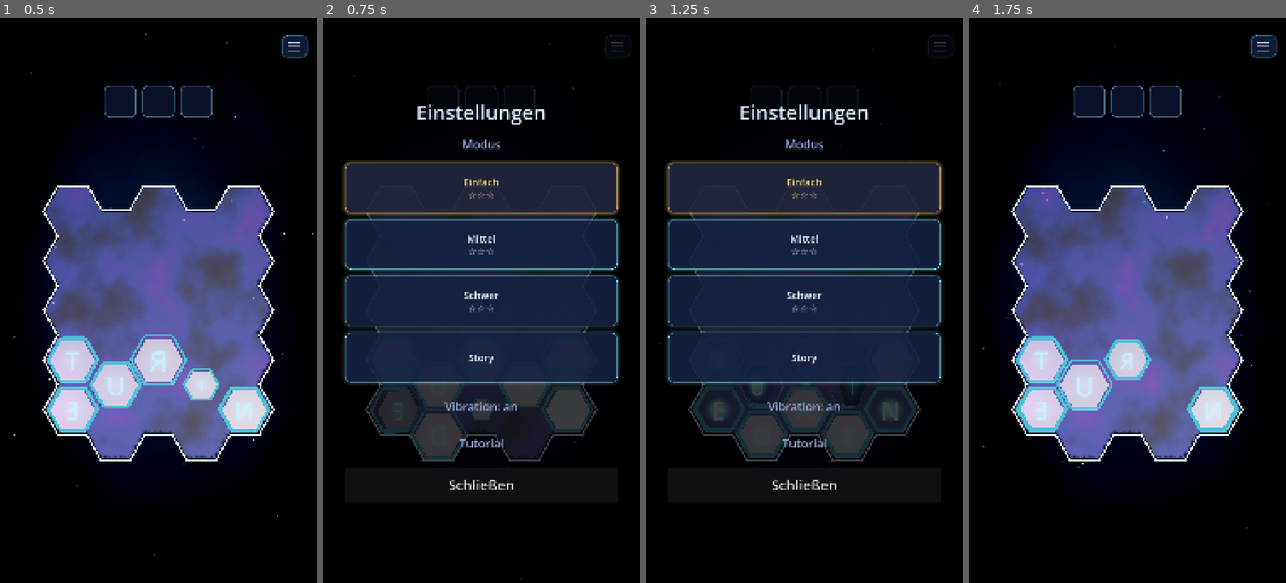
Above: before the commit, frames 1-4 (left to right).
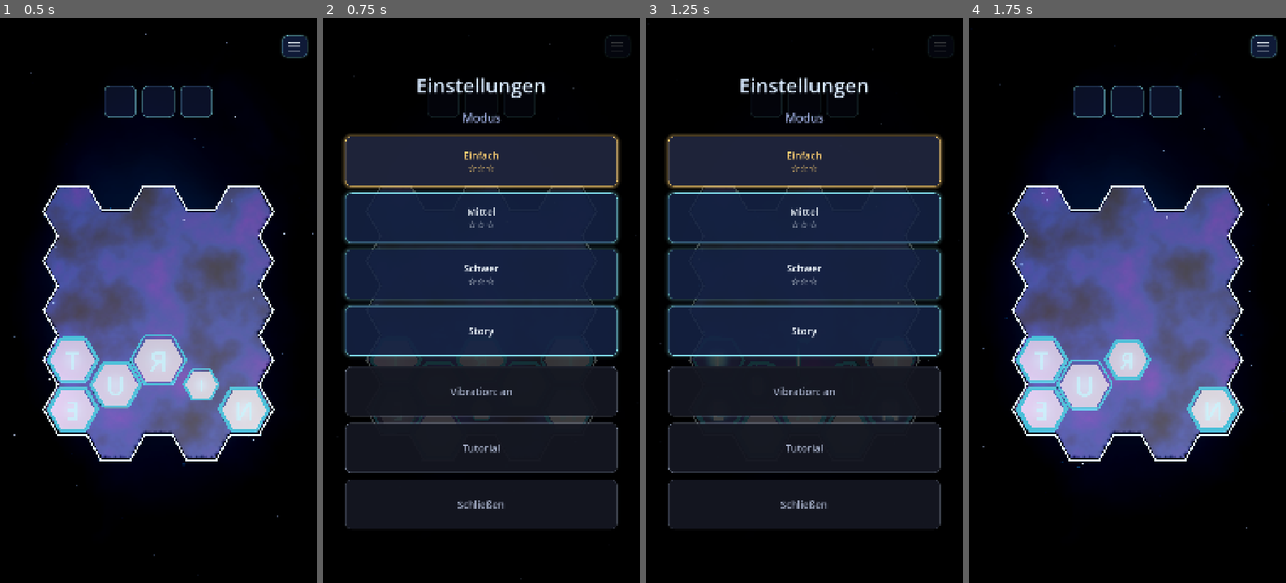
Above: after the commit, the same moments.

Repository: AdrianJetzer/hexi-bexi
Game: Godot game, scene res://scenes/screens/game_screen.tscn
The game is run twice, just before and just after one commit, with the same random seed, the same clock (stepped at 60 frames per second) and the same inputs.
Inputs (mouse positions are in pixels of both pictures, inside the frame that each line leads up to):
- Up to frame 1 (0.5 s): no input
- Up to frame 2 (0.75 s): click (617, 46) at 0.5 s
- Up to frame 3 (1.25 s): no input
- Up to frame 4 (1.75 s): click "Tutorial" at 1.25 s

Frame 1 is identical in both runs. In frame 2, 28% of the frame differs, in the area x 6-94%, y 10-91%; in frame 3, 27%; in frame 4, nothing differs.

Commit message:
Einstellungen: Vibration, Tutorial, Schließen als dezente Knöpfe in Kartengröße
Co-Authored-By: Claude Opus 5.5 <noreply@anthropic.com>

Diff:
--- a/letter-tetris/scenes/screens/game_screen.gd
+++ b/letter-tetris/scenes/screens/game_screen.gd
@@ -102,6 +102,13 @@
 ## Story: Kapitel-Brett zwischen Titel und „Modus wechseln“ (Anteile der Bildschirmhöhe).
 const CHAPTER_BOARD_TOP := 0.15
 const CHAPTER_BOARD_BOTTOM := 0.87
+## Einstellungen: Höhe der Modus-Karten und der Knöpfe darunter (gleich groß).
+const SETTINGS_CARD_HEIGHT := 170
+## Dezente Knöpfe unter den Modi (Vibration, Tutorial, Schließen): grau statt cyan, ohne Leuchten.
+const BTN2_BG := Color(0.08, 0.09, 0.13, 0.94)
+const BTN2_BG_PRESSED := Color(0.17, 0.19, 0.26, 0.97)
+const BTN2_EDGE := Color(0.6, 0.65, 0.75)
+const BTN2_TEXT := Color(0.66, 0.7, 0.8)
 ## Tutorial: Pause nach dem Aufbau des Felds, bis der Finger erscheint (Sekunden).
 const FINGER_DELAY := 0.35
 const CHOICE_TITLE_FONT := 64
@@ -166,6 +173,8 @@
 ## Menüeintrag „Testmodus“ zeigen? Aus: Knopf versteckt und Testmodus wirkungslos (spec/screens.md).
 const TEST_MODE_MENU := false
 var _mode_confirm: ColorRect
+## Einstellungen: Vibration, Tutorial, (Test), Schließen unter den Modi.
+var _settings_more: VBoxContainer
 ## Tutorial (spec/screens.md, „Tutorial“): läuft gerade, Modus danach, Finger, Nachfrage.
 var _tutorial_active := false
 var _tutorial_return := ""
@@ -455,23 +464,18 @@
 	_settings_modes = VBoxContainer.new()
 	_settings_modes.add_theme_constant_override("separation", 22)
 	(st[1] as VBoxContainer).add_child(_settings_modes)
-	_vibration_button = _button("", 40, st[1])
-	_vibration_button.flat = true
-	_vibration_button.add_theme_color_override("font_color", TEXT_DIM)
-	_vibration_button.custom_minimum_size = Vector2(420, 90)
+	# Darunter, etwas abgesetzt: Vibration, Tutorial, Schließen als dezentere Knöpfe gleicher Größe.
+	_settings_more = VBoxContainer.new()
+	_settings_more.add_theme_constant_override("separation", 22)
+	(st[1] as VBoxContainer).add_child(_settings_more)
+	_vibration_button = _secondary_button("", _settings_more)
 	_vibration_button.pressed.connect(func() -> void:
 		Settings.vibration_on = not Settings.vibration_on
 		_update_vibration_button()
 		Settings.tick())
-	var tut := _button("Tutorial", 40, st[1])
-	tut.flat = true
-	tut.add_theme_color_override("font_color", TEXT_DIM)
-	tut.custom_minimum_size = Vector2(420, 90)
+	var tut := _secondary_button("Tutorial", _settings_more)
 	tut.pressed.connect(_on_tutorial_picked)
-	_test_button = _button("", 40, st[1])
-	_test_button.flat = true
-	_test_button.add_theme_color_override("font_color", TEXT_DIM)
-	_test_button.custom_minimum_size = Vector2(420, 90)
+	_test_button = _secondary_button("", _settings_more)
 	_test_button.visible = TEST_MODE_MENU
 	_test_button.pressed.connect(func() -> void:
 		Settings.test_mode = not Settings.test_mode
@@ -479,8 +483,7 @@
 			session.free_solve = Settings.test_mode
 		_update_vibration_button()
 		_update_labels())
-	var close := _button("Schließen", 48, st[1])
-	close.custom_minimum_size = Vector2(420, 120)
+	var close := _secondary_button("Schließen", _settings_more)
 	close.pressed.connect(func() -> void: _settings.visible = false)
 
 	# Nachfrage: Modus mitten im Lauf wechseln
@@ -815,6 +818,23 @@
 	b.add_child(icon)
 	b.button_down.connect(func() -> void: icon.color = BTN_TEXT)
 	b.button_up.connect(func() -> void: icon.color = Color(BTN_TEXT, 0.8))
+	parent.add_child(b)
+	return b
+
+
+## Dezenter Knopf für die Einstellungen (ordnet sich den Modus-Karten unter).
+func _secondary_button(text: String, parent: Node) -> Button:
+	var b := Button.new()
+	b.text = text
+	b.focus_mode = Control.FOCUS_NONE
+	b.add_theme_font_size_override("font_size", 34)
+	b.add_theme_stylebox_override("normal", _btn_box(BTN2_BG, BTN2_EDGE, 0.35, 0.0, 0))
+	b.add_theme_stylebox_override("hover", _btn_box(BTN2_BG, BTN2_EDGE, 0.5, 0.0, 0))
+	b.add_theme_stylebox_override("pressed", _btn_box(BTN2_BG_PRESSED, BTN2_EDGE, 0.6, 0.0, 0))
+	b.add_theme_stylebox_override("focus", StyleBoxEmpty.new())
+	for c in ["font_color", "font_hover_color", "font_focus_color"]:
+		b.add_theme_color_override(c, BTN2_TEXT)
+	b.add_theme_color_override("font_pressed_color", TEXT)
 	parent.add_child(b)
 	return b
 
@@ -1050,7 +1070,7 @@
 	for id in Settings.MODES:
 		var m := Settings.load_mode(id)
 		var card := Button.new()
-		card.custom_minimum_size = Vector2(w, 170)
+		card.custom_minimum_size = Vector2(w, SETTINGS_CARD_HEIGHT)
 		card.add_theme_font_size_override("font_size", 34)
 		card.autowrap_mode = TextServer.AUTOWRAP_WORD_SMART
 		# Nur der Name; darunter die besten Sterne (Story: Sterne je Kapitel auf dem Pfad).
@@ -1065,6 +1085,8 @@
 		var chosen: String = id
 		card.pressed.connect(func() -> void: _on_mode_picked(chosen))
 		_settings_modes.add_child(card)
+	for b in _settings_more.get_children():
+		(b as Control).custom_minimum_size = Vector2(w, SETTINGS_CARD_HEIGHT)
 	_update_vibration_button()
 	_settings.visible = true
 
Not shown, changed: spec/screens.md
